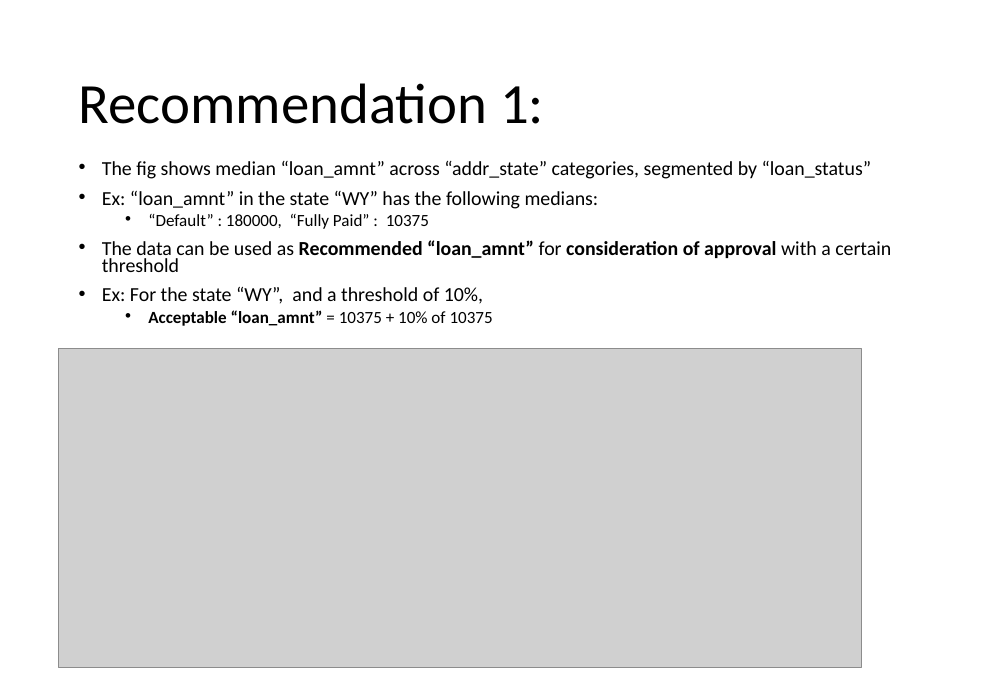
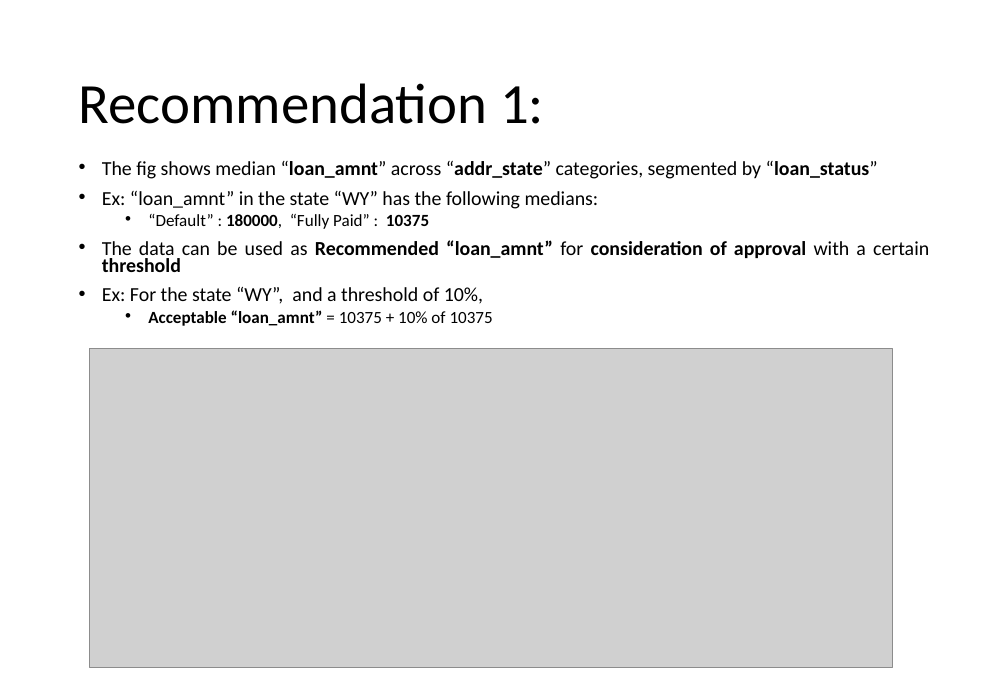
Before and after one commit to krishnajiraoh/upGrad_lending_club_case_study, a slide deck: slide 6 of Insights.pptx. Drawn at 1008x698 pixels with LibreOffice and Linux fonts; fonts in the diff are those of the drawing; grey boxes stand for pictures. Boxes give left, top, right and bottom in pixels: in the first picture for what was removed or moved away, otherwise in the second. Text is boxed around its words. In the diff, an @@ line names an element or a change of style, - is before the commit and + after.

```diff
--- a/Insights.pptx
+++ b/Insights.pptx
@@ text "The fig shows median “loan_amnt” ..." at [102, 161, 929, 326]: bold on in "“loan_amnt” “addr_state” “loan_status”", "180000, 10375", "threshold"; alignment left to justified @@
@@ picture: place and size @@
-picture at [59, 349, 861, 667]
+picture at [90, 349, 893, 667]
```
Also in this commit, not shown: 8 other slides changed.
